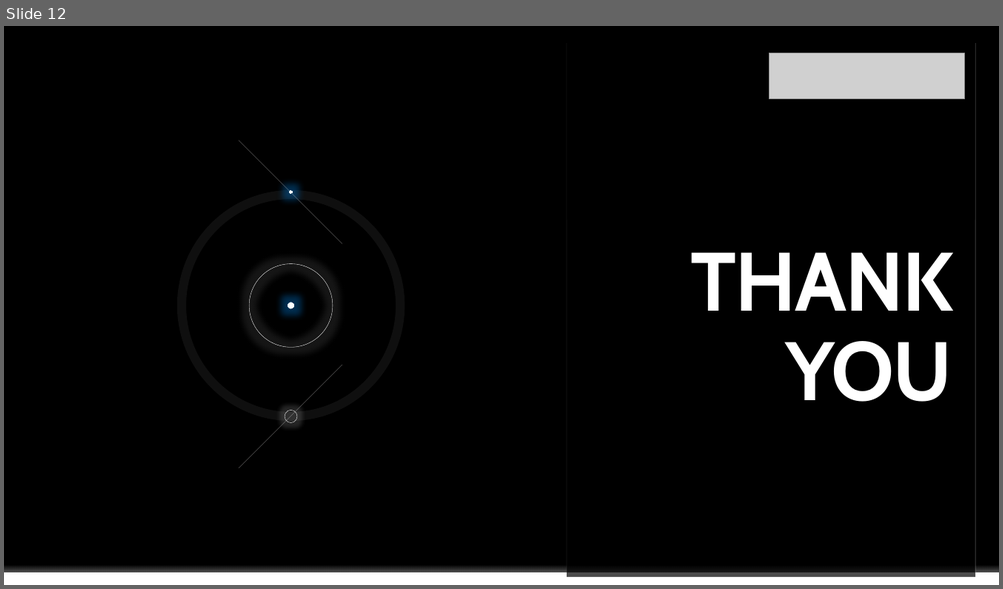
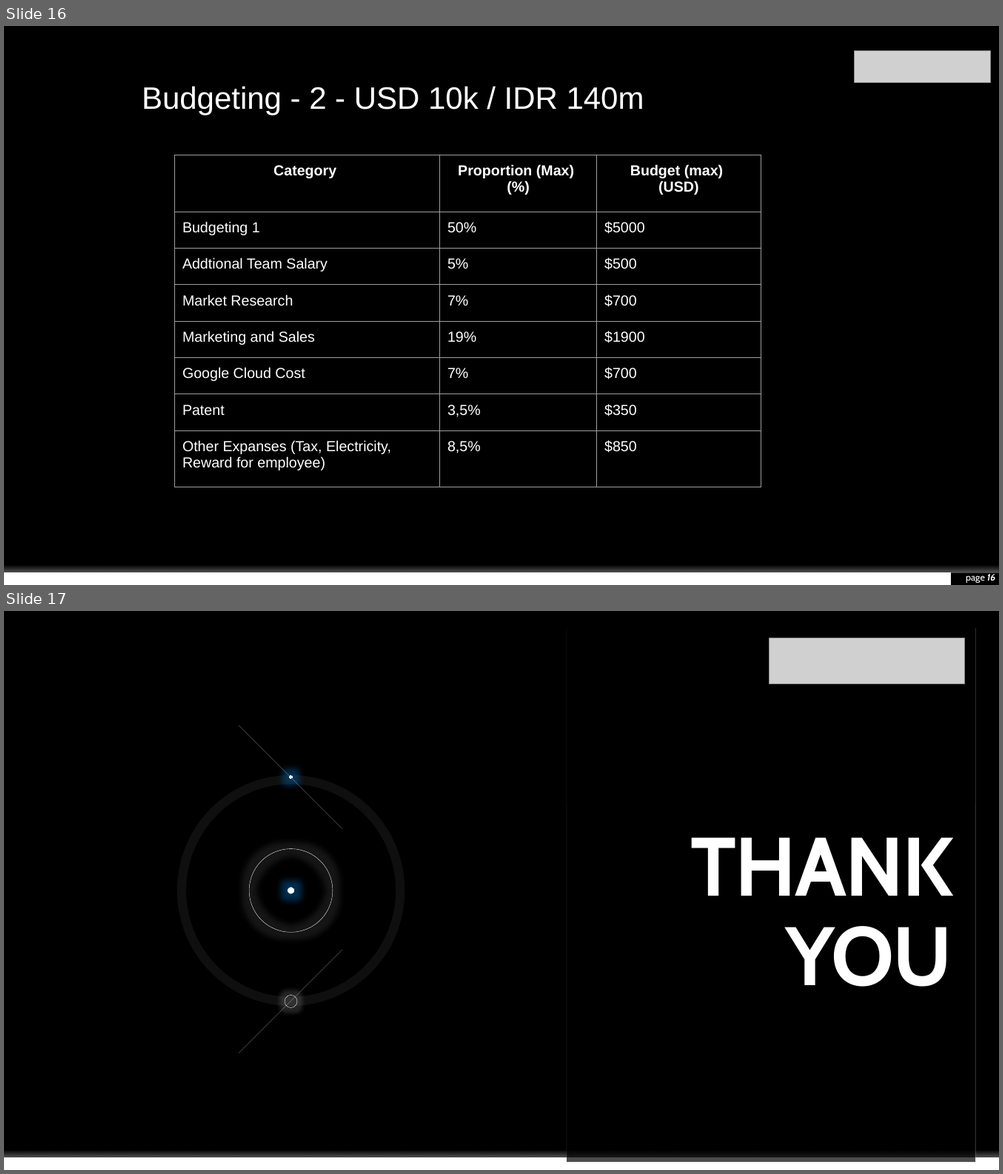
Before and after one commit to envyst/sign-language-application, a slide deck: laporan/Sign Language App Project Presentation.pptx. Shown one above the other, each under a label of ours: slide 12 before the commit, slides 16 and 17 after it. The pictures are 1003x589 and 1003x1174 pixels, drawn with LibreOffice and Linux fonts; fonts in the diff are those of the drawing; grey boxes stand for pictures; background and template pictures are left out. Boxes give left, top, right and bottom in pixels: in the first picture for what was removed or moved away, otherwise in the second. Text is boxed around its words. In the diff, an @@ line names an element or a change of style, - is before the commit and + after.

```diff
--- a/laporan/Sign Language App Project Presentation.pptx
+++ b/laporan/Sign Language App Project Presentation.pptx
@@ slide 16 added at [4, 26, 999, 585], background #000000; not listed: 1 template element that a slide beside it also shows @@
@@ rectangle added at [840, 34, 999, 90], fill #000000 @@
@@ picture added at [854, 50, 990, 83] @@
@@ text added at [142, 86, 644, 116], 30 pt, text #FFFFFF @@
+Budgeting - 2 - USD 10k / IDR 140m
@@ table added at [175, 155, 760, 488], 8 rows, 3 columns @@
+Category | Proportion (Max) / (%) | Budget (max) / (USD)
+Budgeting 1 | 50% | $5000
+Addtional Team Salary | 5% | $500
+Market Research | 7% | $700
+Marketing and Sales | 19% | $1900
+Google Cloud Cost | 7% | $700
+Patent | 3,5% | $350
+Other Expanses (Tax, Electricity, Reward for employee) | 8,5% | $850
@@ rectangle added at [4, 573, 950, 585], fill #FFFFFF @@
@@ page number added at [965, 574, 996, 583], 9 pt, text #FFFFFF @@
+page 16
@@ what was slide 12 is now slide 17 @@
```
Also in this commit, not shown: 11 slides changed, 4 other slides added.
